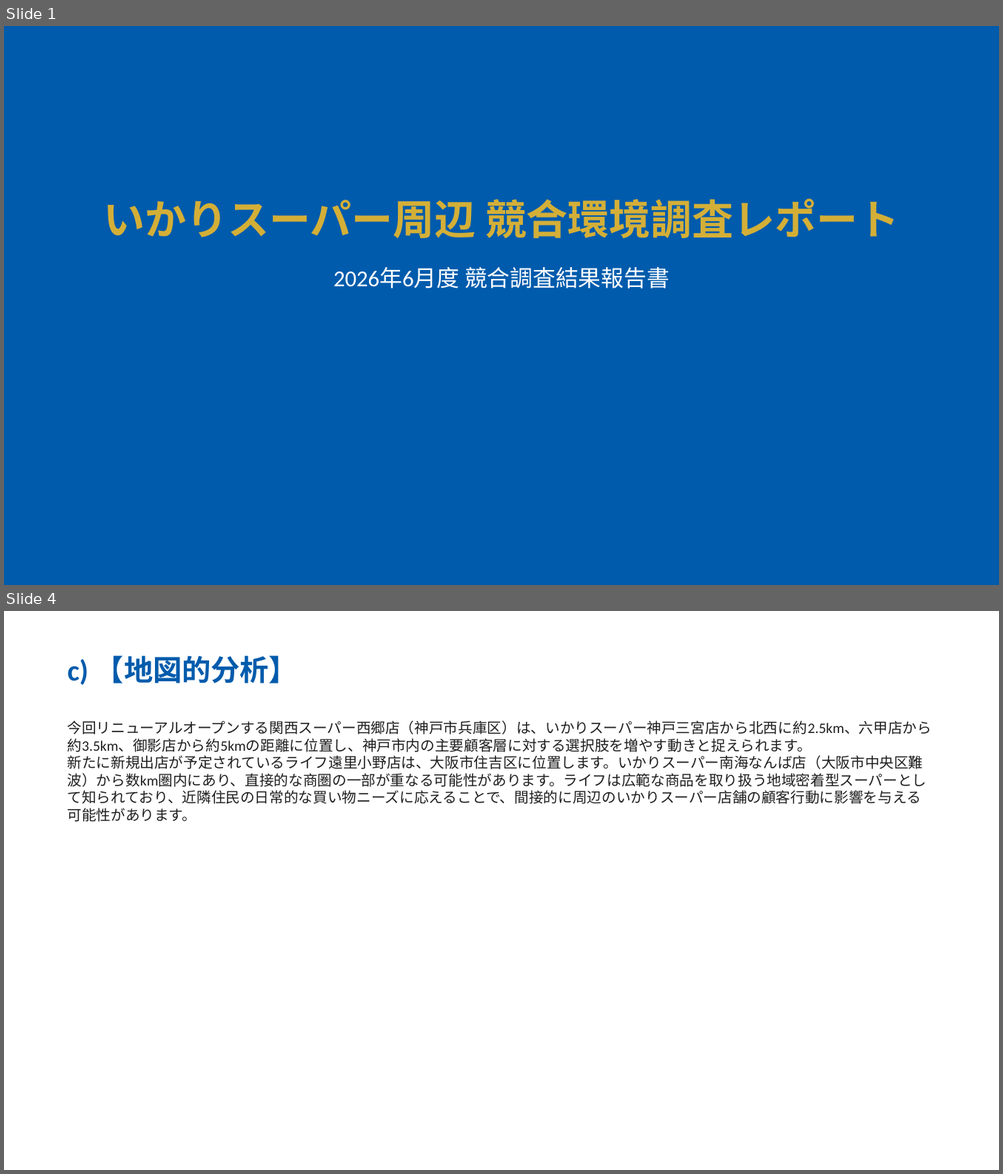
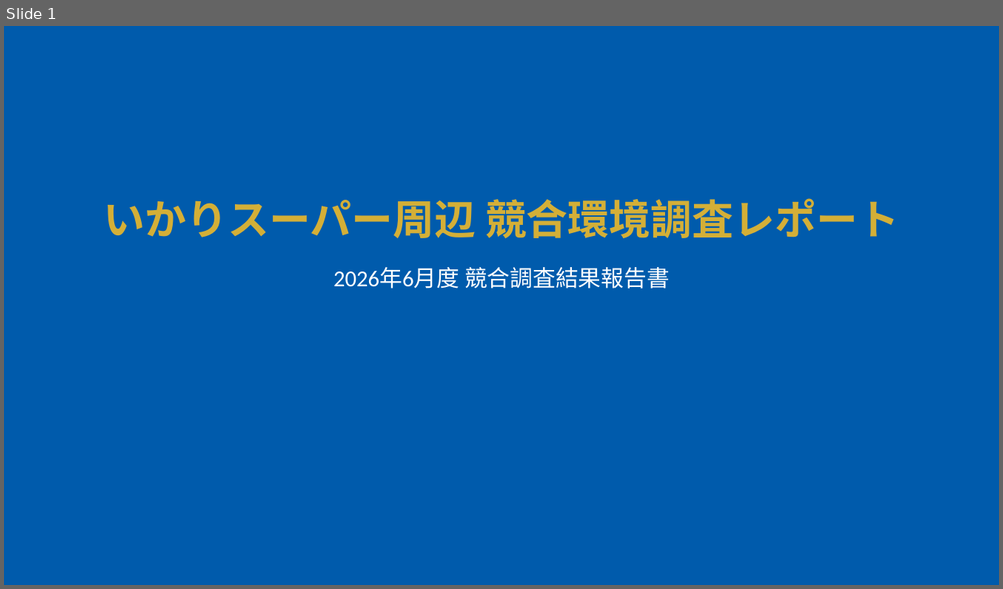
Before and after one commit to yutatbgt-bit/Competitive-research, a slide deck: report/2026_06_28_competitive_report_no_limit.pptx. Shown one above the other, each under a label of ours: slides 1 and 4 before the commit, slide 1 after it; the slides between them are not shown. The pictures are 1003x1174 and 1003x589 pixels, drawn with LibreOffice and Linux fonts; fonts in the diff are those of the drawing. Boxes give left, top, right and bottom in pixels: in the first picture for what was removed or moved away, otherwise in the second. Text is boxed around its words. In the diff, an @@ line names an element or a change of style, - is before the commit and + after.

```diff
--- a/report/2026_06_28_competitive_report_no_limit.pptx
+++ b/report/2026_06_28_competitive_report_no_limit.pptx
@@ slide 4 removed at <box>4,611,999,1170</box>, background #FFFFFF @@
@@ text removed at <box>68,655,298,685</box> @@
-c) 【地図的分析】
@@ text removed at <box>68,721,931,822</box> @@
-今回リニューアルオープンする関西スーパー西郷店（神戸市兵庫区）は、いかりスーパー神戸三宮店から北西に約2.5km、六甲店から約3.5km、御影店から約5kmの距離に位置し、神戸市内の主要顧客層に対する選択肢を増やす動きと捉えられます。
-新たに新規出店が予定されているライフ遠里小野店は、大阪市住吉区に位置します。いかりスーパー南海なんば店（大阪市中央区難波）から数km圏内にあり、直接的な商圏の一部が重なる可能性があります。ライフは広範な商品を取り扱う地域密着型スーパーとして知られており、近隣住民の日常的な買い物ニーズに応えることで、間接的に周辺のいかりスーパー店舗の顧客行動に影響を与える可能性があります。
```
Also in this commit, not shown: 1 slide added, 5 other slides removed, 4 other files.
